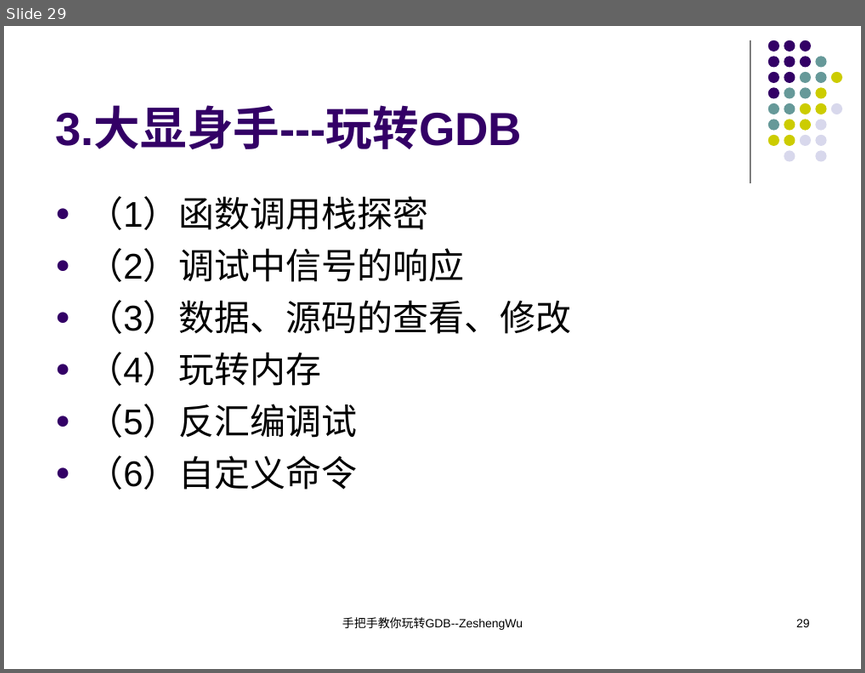
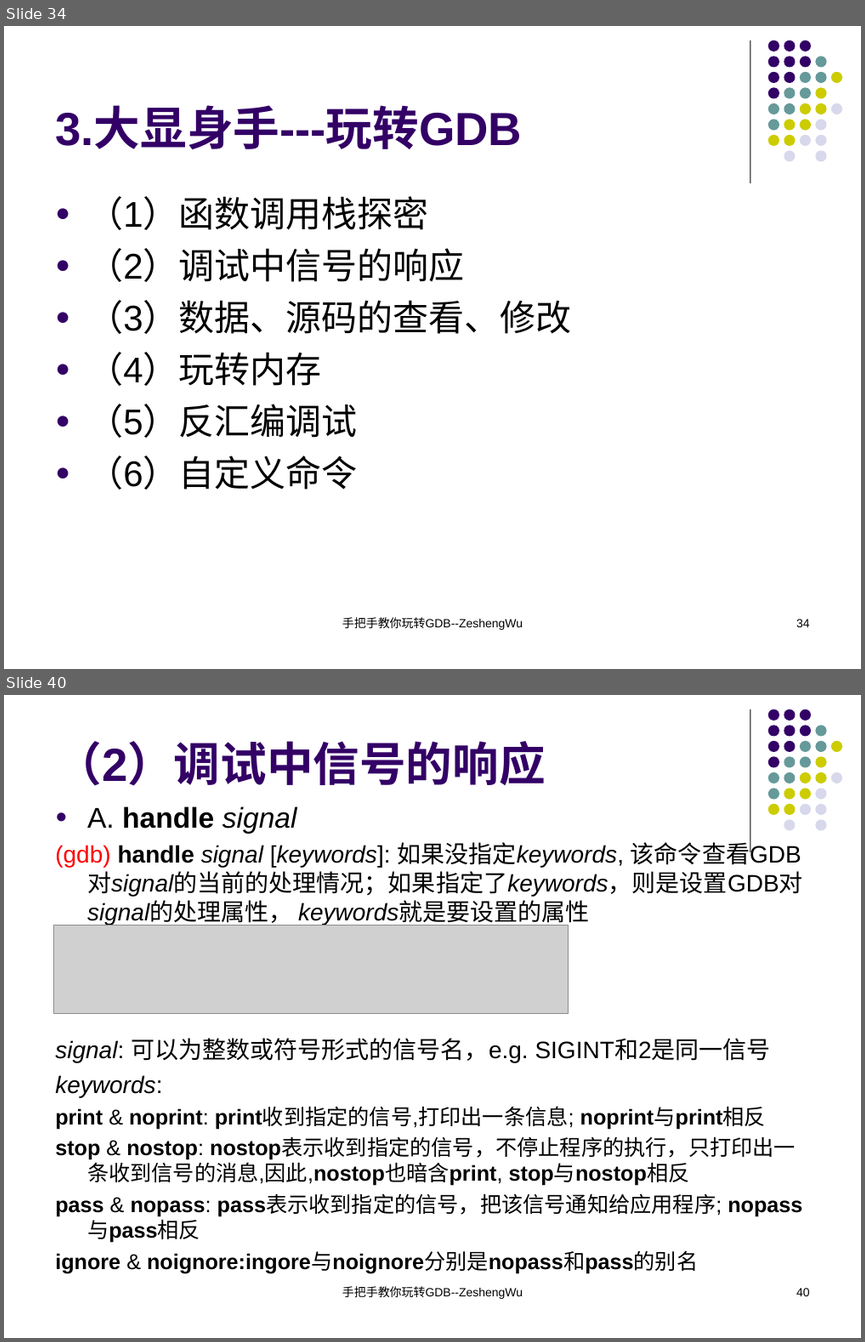
Before and after one commit to KublaikhanGeek/reactor, a slide deck: docs/手把手教你玩转GDB/手把手教你玩转GDB.ppt. Shown one above the other, each under a label of ours: slide 29 before the commit, slides 34 and 40 after it; the slides between them are not shown. The pictures are 865x673 and 865x1342 pixels, drawn with LibreOffice and Linux fonts; fonts in the diff are those of the drawing; grey boxes stand for pictures. Boxes give left, top, right and bottom in pixels: in the first picture for what was removed or moved away, otherwise in the second. Text is boxed around its words. In the diff, an @@ line names an element or a change of style, - is before the commit and + after.

```diff
--- a/docs/手把手教你玩转GDB/手把手教你玩转GDB.ppt
+++ b/docs/手把手教你玩转GDB/手把手教你玩转GDB.ppt
@@ slide 40 added at <box>4,695,861,1338</box>, background #FFFFFF; not listed: 32 template elements that a slide beside it also shows @@
@@ title added at <box>55,741,545,786</box>, 39 pt, text #330066, bold @@
+（2）调试中信号的响应
@@ text added at <box>55,806,803,1273</box>, 18 pt, text #000000 @@
+● A. handle signal
+(gdb) handle signal [keywords]: 如果没指定keywords, 该命令查看GDB对signal的当前的处理情况；如果指定了keywords，则是设置GDB对signal的处理属性， keywords就是要设置的属性
+signal: 可以为整数或符号形式的信号名，e.g. SIGINT和2是同一信号
+keywords:
+print & noprint: print收到指定的信号,打印出一条信息; noprint与print相反
+stop & nostop: nostop表示收到指定的信号，不停止程序的执行，只打印出一条收到信号的消息,因此,nostop也暗含print, stop与nostop相反
+pass & nopass: pass表示收到指定的信号，把该信号通知给应用程序; nopass与pass相反
+ignore & noignore:ingore与noignore分别是nopass和pass的别名
@@ picture added at <box>53,925,568,1013</box> @@
@@ text added at <box>342,1286,522,1299</box>, 10 pt, text #000000 @@
+手把手教你玩转GDB--ZeshengWu
@@ page number added at <box>796,1287,810,1296</box>, 10 pt, text #000000 @@
+40
@@ what was slide 29 is now slide 34 @@
@@ page number at <box>796,618,810,627</box>: text changed @@
-29
+34
```
Also in this commit, not shown: 5 slides changed, 23 other slides added, 1 other file.
